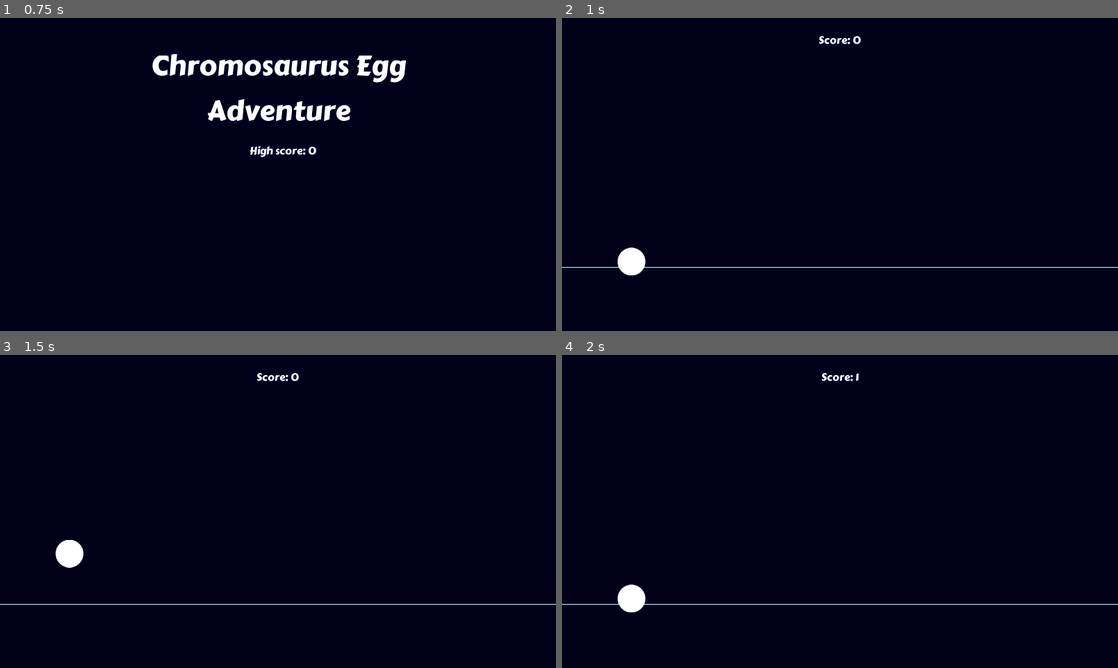
Above: before the commit, frames 1-4 (two rows, left to right).
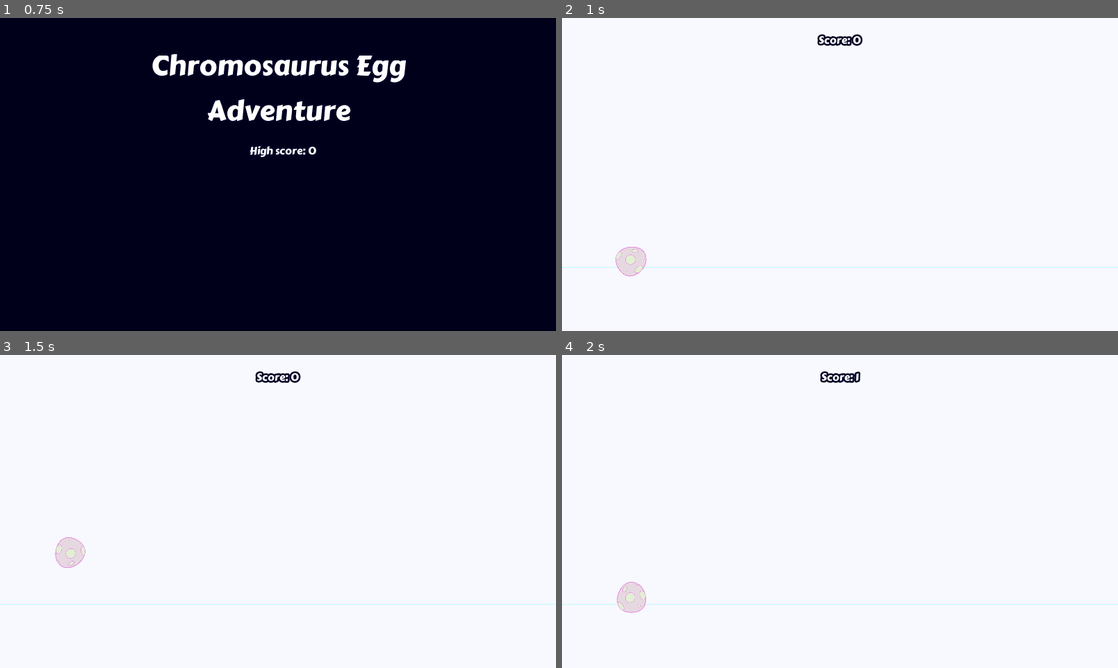
Above: after the commit, the same moments.

Repository: deutandev/Godot-Egg-Roll
Game: Godot game, scene res://src/UI/title.tscn
Two runs of this game, one before a commit and one after it. Both use one fixed random seed, a clock stepped at 60 frames per second and the inputs below.
Inputs:
- Up to frame 1 (0.75 s): tap Enter at 0.5 s
- Up to frame 2 (1 s): tap Space (jump) at 0.77 s
- Up to frame 3 (1.5 s): tap Space (jump) at 1.25 s
- Up to frame 4 (2 s): tap Space (jump) at 1.52 s

Frame 1 is identical in both runs. In frame 2, 100% of the frame differs, in the area x 0-100%, y 0-100%; in frame 3, 100%; in frame 4, 100%.

Commit message:
Renew assets and add animation

Diff:
--- a/project.godot
+++ b/project.godot
@@ -29,6 +29,7 @@
 window/size/width=1280
 window/size/height=720
 window/stretch/mode="2d"
+window/stretch/aspect="expand"
 
 [input]
 
--- a/src/Obstacles/Obstacle.tscn
+++ b/src/Obstacles/Obstacle.tscn
@@ -1,10 +1,10 @@
 [gd_scene load_steps=4 format=2]
 
 [ext_resource path="res://src/Obstacles/Obstacle.gd" type="Script" id=1]
-[ext_resource path="res://src/img/box.png" type="Texture" id=2]
+[ext_resource path="res://src/img/cactus.png" type="Texture" id=2]
 
 [sub_resource type="RectangleShape2D" id=1]
-extents = Vector2( 33.71, 32 )
+extents = Vector2( 28.5404, 42.7664 )
 
 [node name="Obstacle" type="Area2D"]
 position = Vector2( 1334.29, 568 )
@@ -16,13 +16,13 @@
 "_edit_horizontal_guides_": [ 600.0 ]
 }
 
+[node name="Sprite" type="Sprite" parent="."]
+scale = Vector2( 0.391146, 0.391146 )
+texture = ExtResource( 2 )
+
 [node name="VisibilityNotifier2D" type="VisibilityNotifier2D" parent="."]
-position = Vector2( -1.49608e-05, -0.111392 )
-scale = Vector2( 3.29407, 3.3052 )
-
-[node name="Sprite" type="Sprite" parent="."]
-modulate = Color( 0.631373, 0.0196078, 0.0196078, 1 )
-texture = ExtResource( 2 )
+position = Vector2( -0.262619, -0.499068 )
+scale = Vector2( 2.73809, 4.2575 )
 
 [node name="CollisionShape2D" type="CollisionShape2D" parent="."]
 shape = SubResource( 1 )
--- a/src/Player/Player.tscn
+++ b/src/Player/Player.tscn
@@ -1,14 +1,33 @@
-[gd_scene load_steps=6 format=2]
+[gd_scene load_steps=7 format=2]
 
-[ext_resource path="res://src/img/circle.png" type="Texture" id=1]
+[ext_resource path="res://src/img/egg.png" type="Texture" id=1]
 [ext_resource path="res://src/Player/Player.gd" type="Script" id=2]
 [ext_resource path="res://src/sound/jump.wav" type="AudioStream" id=3]
 
-[sub_resource type="CircleShape2D" id=1]
-radius = 31.5841
+[sub_resource type="Animation" id=3]
+resource_name = "roll"
+length = 1.2
+loop = true
+tracks/0/type = "value"
+tracks/0/path = NodePath("..:rotation_degrees")
+tracks/0/interp = 1
+tracks/0/loop_wrap = true
+tracks/0/imported = false
+tracks/0/enabled = true
+tracks/0/keys = {
+"times": PoolRealArray( 0, 1.2 ),
+"transitions": PoolRealArray( 1, 1 ),
+"update": 0,
+"values": [ 0.0, 360.0 ]
+}
 
-[sub_resource type="CircleShape2D" id=2]
-radius = 32.5938
+[sub_resource type="CapsuleShape2D" id=1]
+radius = 32.7138
+height = 1.93977
+
+[sub_resource type="CapsuleShape2D" id=2]
+radius = 35.52
+height = 4.54427
 
 [node name="PlayerNode" type="Node2D"]
 __meta__ = {
@@ -18,17 +37,24 @@
 [node name="Player" type="KinematicBody2D" parent="."]
 script = ExtResource( 2 )
 
+[node name="Sprite" type="Sprite" parent="Player"]
+scale = Vector2( 0.337361, 0.337361 )
+texture = ExtResource( 1 )
+
+[node name="AnimationPlayer" type="AnimationPlayer" parent="Player/Sprite"]
+autoplay = "roll"
+anims/roll = SubResource( 3 )
+
 [node name="CollisionShape2D" type="CollisionShape2D" parent="Player"]
+position = Vector2( 0, 1 )
 shape = SubResource( 1 )
-
-[node name="Sprite" type="Sprite" parent="Player"]
-texture = ExtResource( 1 )
 
 [node name="Area2D" type="Area2D" parent="Player"]
 collision_layer = 2
 collision_mask = 4
 
 [node name="CollisionShape2D" type="CollisionShape2D" parent="Player/Area2D"]
+position = Vector2( 0, 1 )
 shape = SubResource( 2 )
 
 [node name="JumpAudio" type="AudioStreamPlayer" parent="Player"]
--- a/src/bg/Background.tscn
+++ b/src/bg/Background.tscn
@@ -7,7 +7,7 @@
 [node name="bg" type="ColorRect" parent="ParallaxBackground"]
 anchor_right = 1.0
 anchor_bottom = 1.0
-color = Color( 0, 0, 0.109804, 1 )
+color = Color( 0.976471, 0.976471, 1, 1 )
 __meta__ = {
 "_edit_use_anchors_": false
 }
Not shown, changed: .mono/metadata/ide_messaging_meta.txt
Binary file added: src/img/cactus.png
Not shown, added: src/img/cactus.png.import
Binary file added: src/img/egg.png
Not shown, added: src/img/egg.png.import
Binary file added: src/img/ufo.png
Not shown, added: src/img/ufo.png.import
